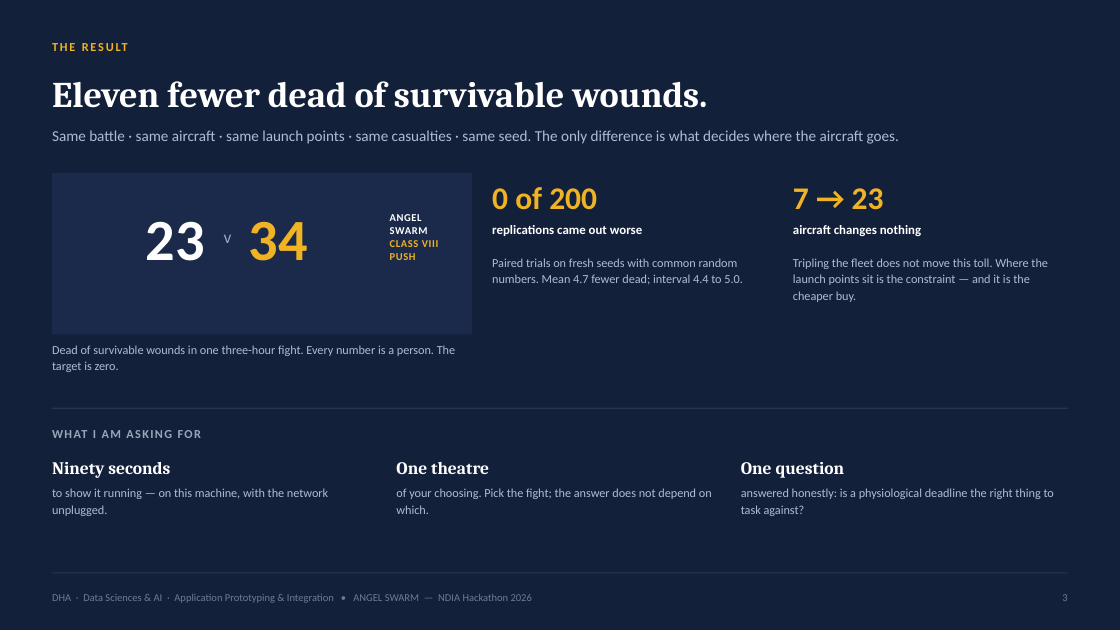
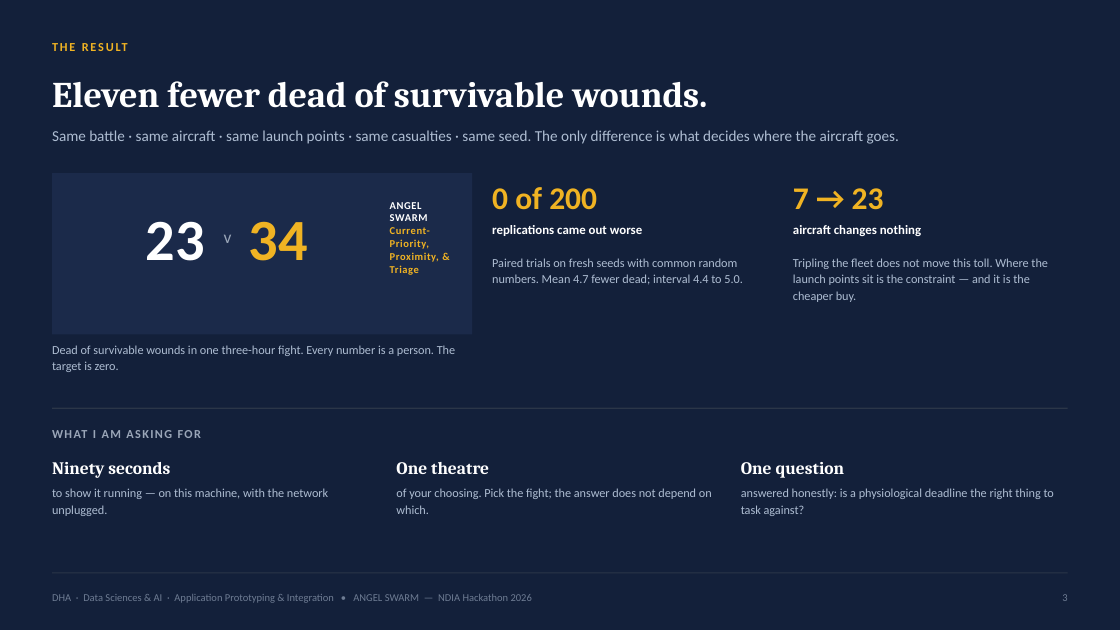
Before and after one commit to DHA-OWHA-KM/DHA-ANGEL-SWARM, a slide deck: slide 3 of Documentation/deck/ANGEL-SWARM-pitch.pptx. Drawn at 1120x630 pixels with LibreOffice and Linux fonts; fonts in the diff are those of the drawing. Boxes give left, top, right and bottom in pixels: in the first picture for what was removed or moved away, otherwise in the second. Text is boxed around its words. In the diff, an @@ line names an element or a change of style, - is before the commit and + after.

```diff
--- a/Documentation/deck/ANGEL-SWARM-pitch.pptx
+++ b/Documentation/deck/ANGEL-SWARM-pitch.pptx
@@ text at (390,227,439,275): text changed @@
-CLASS VIII
-PUSH
+Current-Priority, Proximity, & Triage
```
Also in this commit, not shown: 2 other files.
